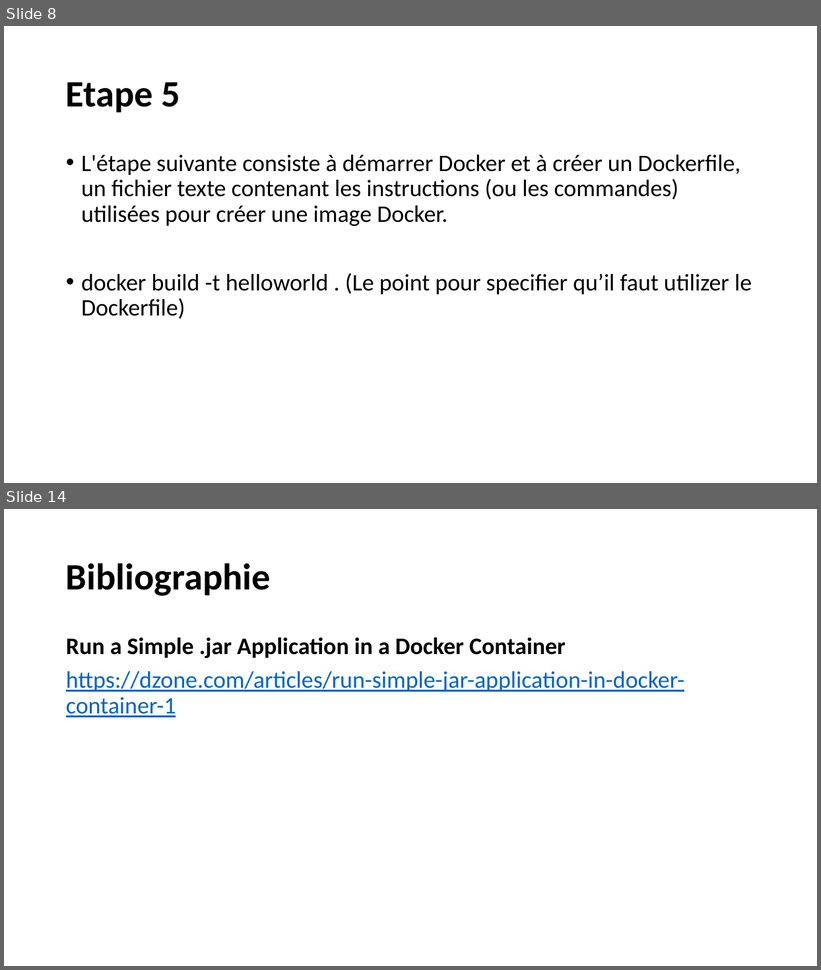
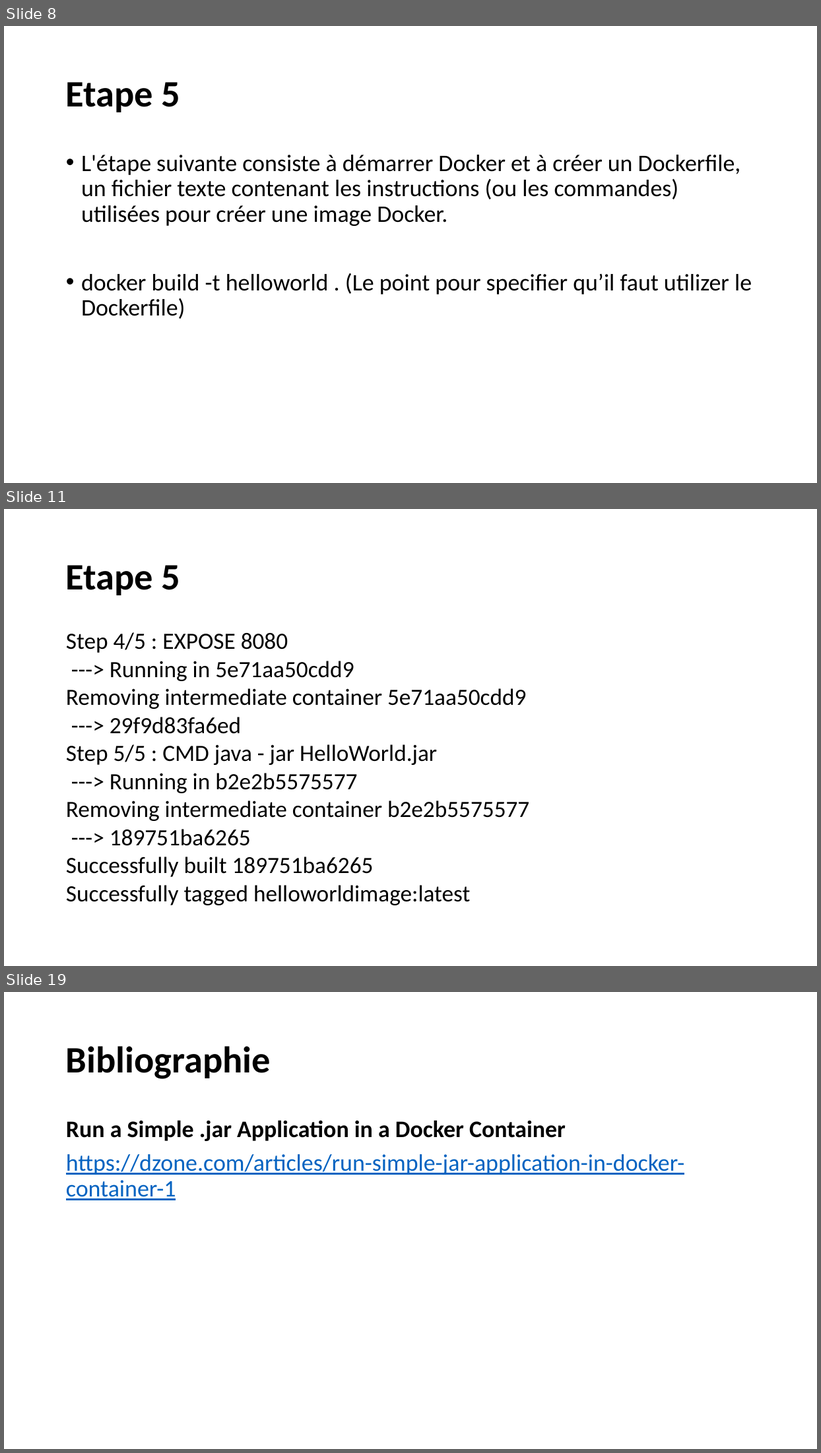
Before and after one commit to mohamadsabra/GLG203, a slide deck: Tutoriel.pptx. Shown one above the other, each under a label of ours: slides 8 and 14 before the commit, slides 8, 11 and 19 after it; the slides between them are not shown. The pictures are 821x970 and 821x1453 pixels, drawn with LibreOffice and Linux fonts; fonts in the diff are those of the drawing. Boxes give left, top, right and bottom in pixels: in the first picture for what was removed or moved away, otherwise in the second. Text is boxed around its words. In the diff, an @@ line names an element or a change of style, - is before the commit and + after.

```diff
--- a/Tutoriel.pptx
+++ b/Tutoriel.pptx
@@ slide 11 added at bbox=[4, 509, 817, 966], background #FFFFFF @@
@@ title added at bbox=[66, 565, 181, 595], 44 pt, text #000000, bold @@
+Etape 5
@@ text added at bbox=[66, 632, 529, 906], 27.5 pt, text #000000 @@
+Step 4/5 : EXPOSE 8080
+---> Running in 5e71aa50cdd9
+Removing intermediate container 5e71aa50cdd9
+---> 29f9d83fa6ed
+Step 5/5 : CMD java - jar HelloWorld.jar
+---> Running in b2e2b5575577
+Removing intermediate container b2e2b5575577
+---> 189751ba6265
+Successfully built 189751ba6265
+Successfully tagged helloworldimage:latest
@@ what was slide 14 is now slide 19 @@
```
Also in this commit, not shown: 6 slides changed, 4 other slides added.
